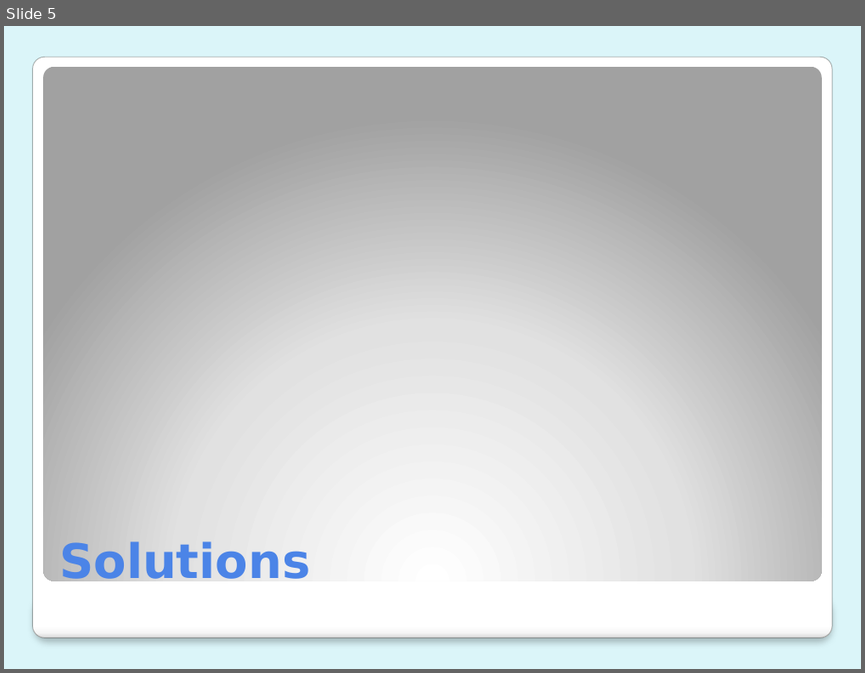
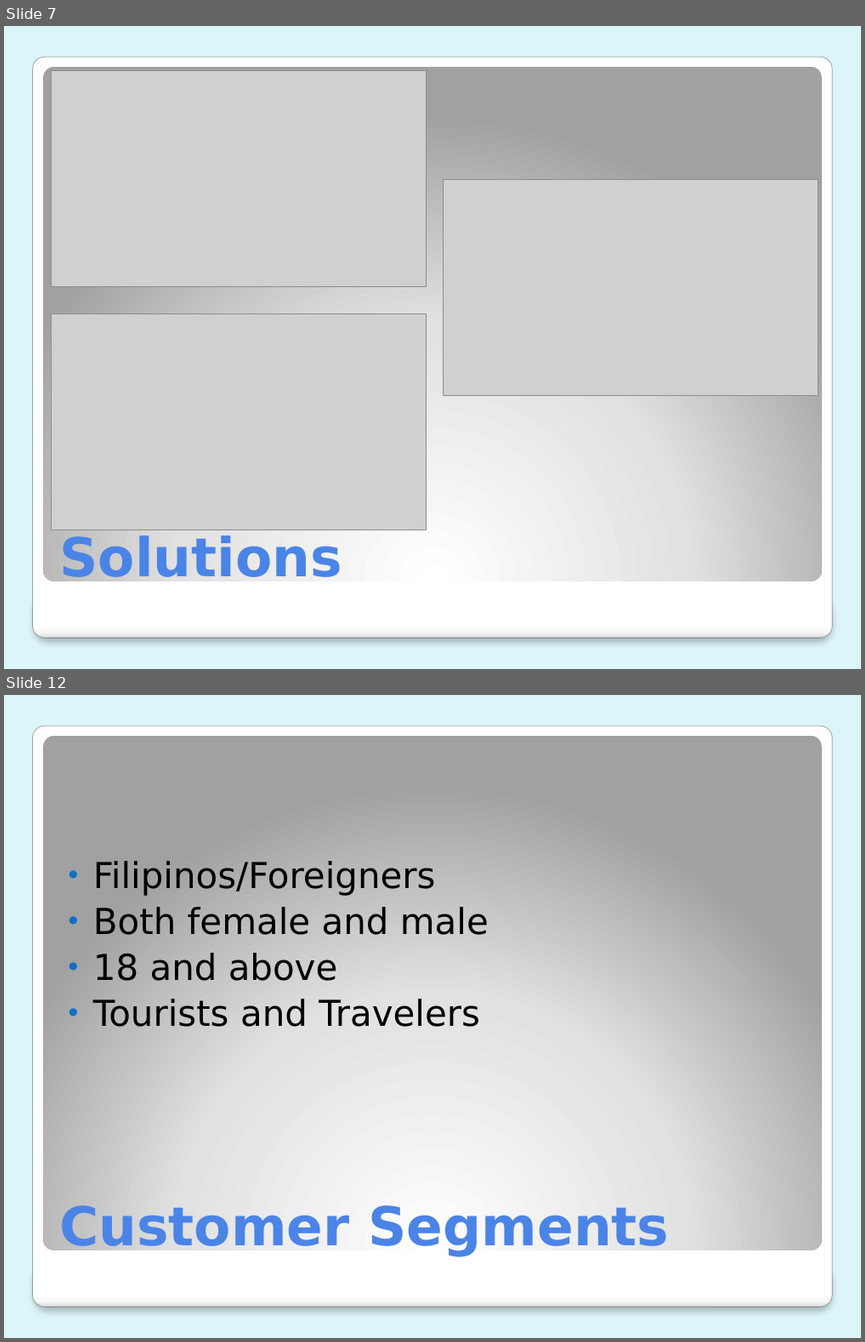
Before and after one commit to mlbelchez/Project---TENTREP, a slide deck: Presentation/PPT/Presentation 3.pptx. Shown one above the other, each under a label of ours: slide 5 before the commit, slides 7 and 12 after it; the slides between them are not shown. The pictures are 865x673 and 865x1342 pixels, drawn with LibreOffice and Linux fonts; fonts in the diff are those of the drawing; grey boxes stand for pictures. Boxes give left, top, right and bottom in pixels: in the first picture for what was removed or moved away, otherwise in the second. Text is boxed around its words. In the diff, an @@ line names an element or a change of style, - is before the commit and + after.

```diff
--- a/Presentation/PPT/Presentation 3.pptx
+++ b/Presentation/PPT/Presentation 3.pptx
@@ slide 12 added at <box>4,695,861,1338</box>, background #DBF5F9; not listed: 3 template elements that a slide beside it also shows @@
@@ text added at <box>93,861,488,1027</box>, 30 pt, text #000000 @@
+• Filipinos/Foreigners
+• Both female and male
+• 18 and above
+• Tourists and Travelers
@@ title added at <box>59,1202,670,1256</box>, 45 pt, text #4C84E8, bold @@
+Customer Segments
@@ what was slide 5 is now slide 7 @@
@@ slide 7 changed as well @@
@@ picture added at <box>51,70,426,286</box> @@
@@ picture added at <box>443,179,818,395</box> @@
@@ picture added at <box>51,314,426,530</box> @@
@@ title "Solutions" at <box>59,533,341,587</box>: size 40 to 45 pt @@
```
Also in this commit, not shown: 3 other slides changed, 24 other slides added, 6 slides removed.
